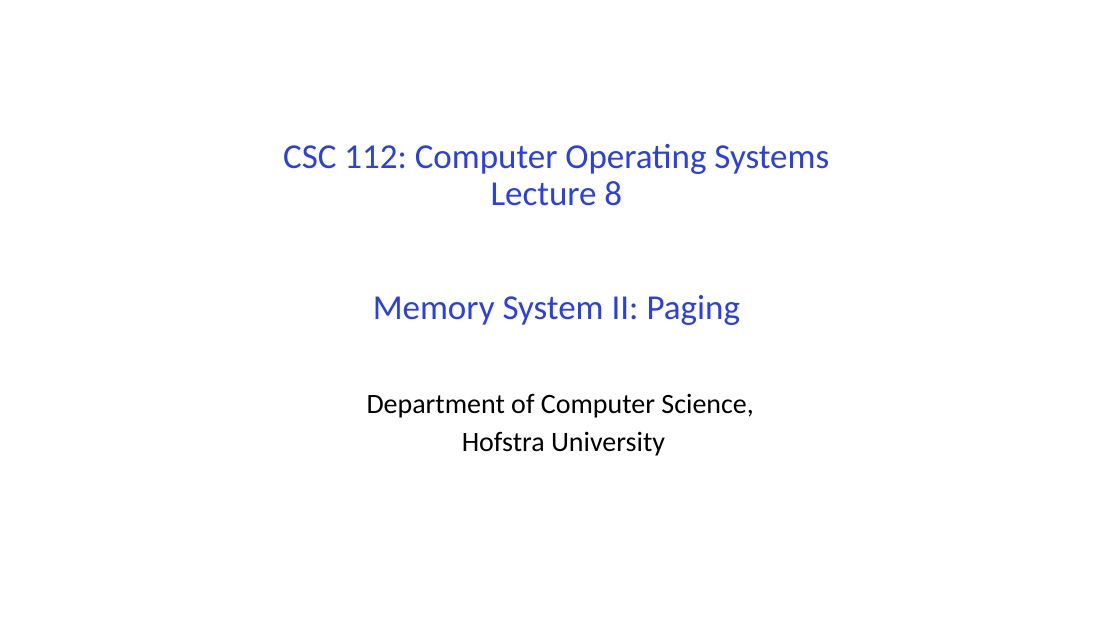
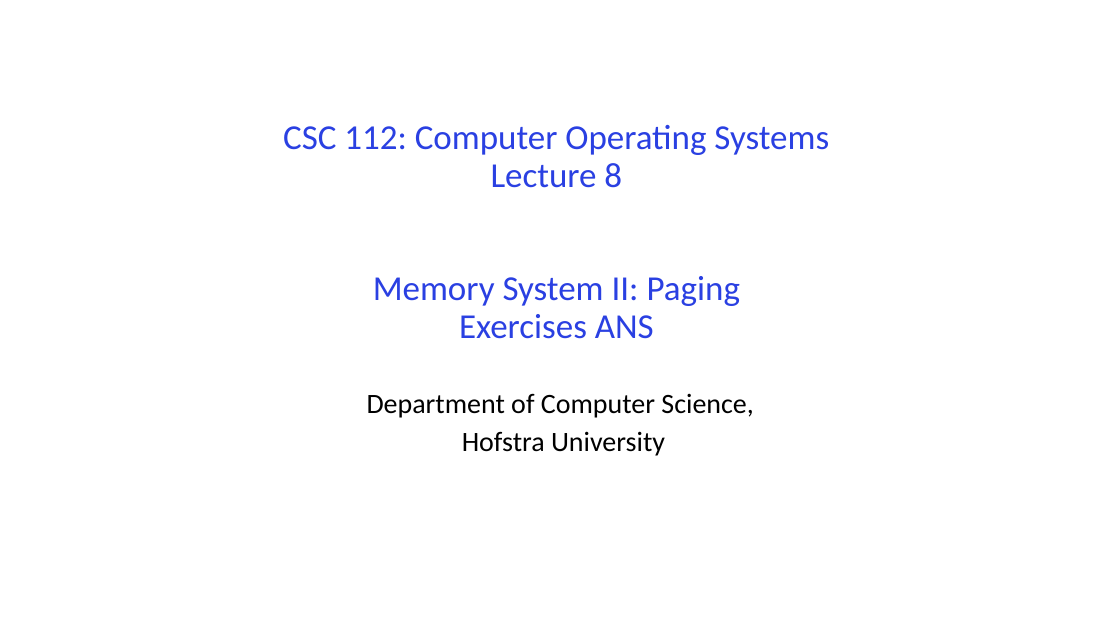
Before and after one commit to guhofstra/CSC256Fa25, a slide deck: slide 1 of PPTs/L8-Exercises ANS.pptx. Drawn at 1120x630 pixels with LibreOffice and Linux fonts; fonts in the diff are those of the drawing. Boxes give left, top, right and bottom in pixels: in the first picture for what was removed or moved away, otherwise in the second. Text is boxed around its words. In the diff, an @@ line names an element or a change of style, - is before the commit and + after.

```diff
--- a/PPTs/L8-Exercises ANS.pptx
+++ b/PPTs/L8-Exercises ANS.pptx
@@ title at (283,125,829,339): text changed @@
-CSC 112: Computer Operating Systems
-Lecture 8
-Memory System II: Paging
+CSC 112: Computer Operating Systems
+Lecture 8
+Memory System II: Paging
+Exercises ANS
```
Also in this commit, not shown: 1 slide added, 78 slides removed, 3 other files.
